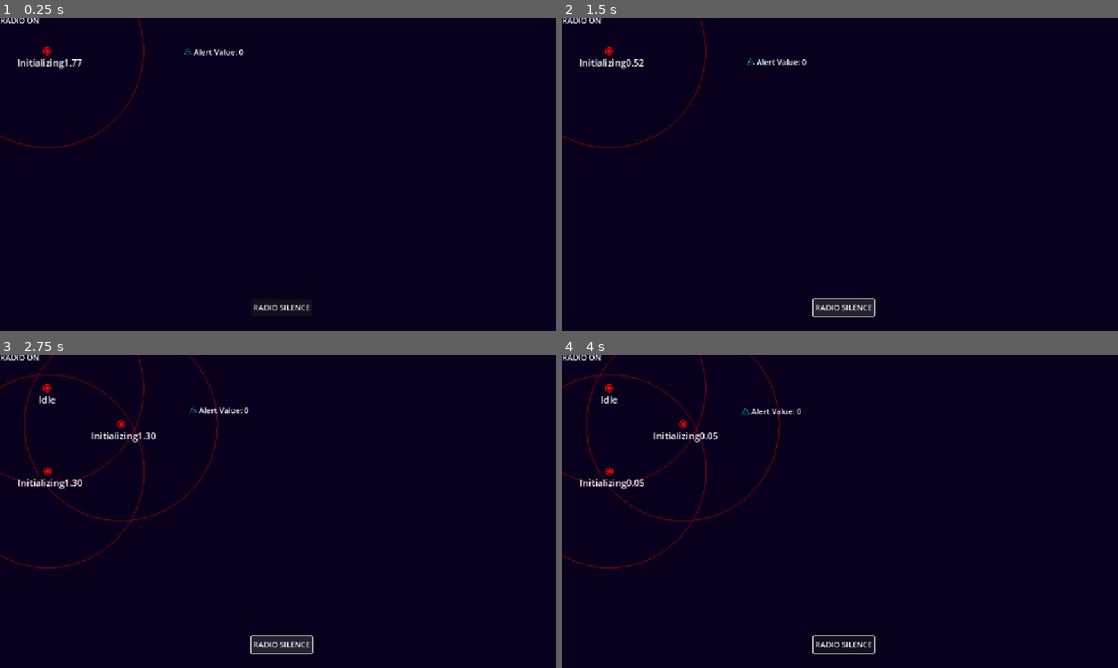
Above: before the commit, frames 1-4 (two rows, left to right).
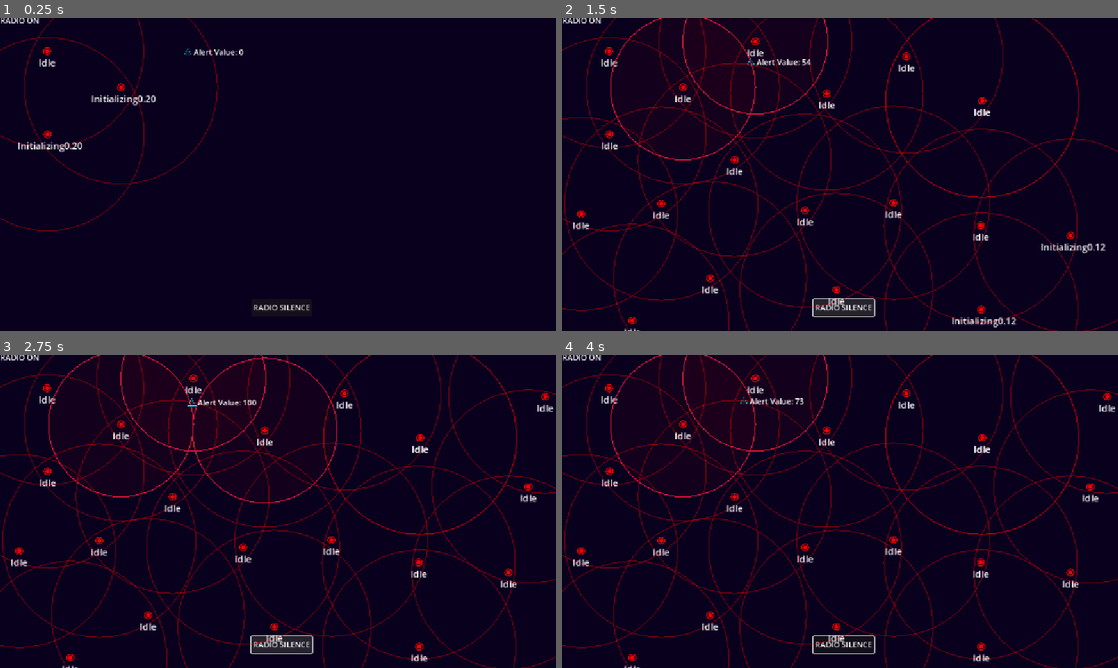
Above: after the commit, the same moments.

Repository: WoodAsh2501/radio-slience
Game: Godot game, scene res://scenes/level.tscn
Two runs of this game, one before a commit and one after it. Both use one fixed random seed, a clock stepped at 60 frames per second and the inputs below.
Inputs (mouse positions are in pixels of both pictures, inside the frame that each line leads up to):
- Up to frame 1 (0.25 s): no input
- Up to frame 2 (1.5 s): click "RADIO SILENCE" at 0.5 s; click "RADIO SILENCE" at 1.25 s
- Up to frame 3 (2.75 s): click "RADIO SILENCE" at 2 s
- Up to frame 4 (4 s): move the mouse to (606, 386) at 2.77 s; hold Space (Silencing) 2.78-3.53 s; click (606, 386) at 2.92 s; tap Enter at 3.5 s; move the mouse to (684, 423) at 3.52 s; tap Space (Silencing) at 3.6 s; click (684, 423) at 3.67 s

The runs differ from the first frame. In frame 1, 1.1% of the frame differs, in the area x 0-40%, y 0-69%; in frame 2, 5.9%; in frame 3, 6.1%, in the area x 0-100%, y 0-100%; in frame 4, 5.9%.

Commit message:
🦄 refactor(connections): add connection manager, merge connections store to connection manager

Diff:
--- a/components/connection_line.gd
+++ b/components/connection_line.gd
@@ -2,6 +2,9 @@
 
 class_name ConnectionLine
 
+var nodes: Array = []
+var value: float = 0
+
 func _ready() -> void:
 	set_width(2)
 	set_default_color(Color.from_rgba8(255, 0, 0, 255))
--- a/scenes/level.tscn
+++ b/scenes/level.tscn
@@ -1,8 +1,8 @@
-[gd_scene load_steps=14 format=3 uid="uid://be7pdrgon05ag"]
+[gd_scene load_steps=15 format=3 uid="uid://be7pdrgon05ag"]
 
 [ext_resource type="Script" uid="uid://cwv1wwe0n52t" path="res://scripts/signal_manager.gd" id="1_klq6b"]
-[ext_resource type="Script" uid="uid://dieqwf83gfwpj" path="res://scripts/stores/connections_store.gd" id="2_w7c3h"]
-[ext_resource type="Script" uid="uid://1b2iai6d8hyx" path="res://scripts/game_objects/enemies/enemy.gd" id="3_mx8sn"]
+[ext_resource type="Script" uid="uid://4fu48mmmjkib" path="res://scripts/managers/connection_manager.gd" id="2_8iemx"]
+[ext_resource type="Script" uid="uid://1b2iai6d8hyx" path="res://scripts/game_objects/enemy/enemy.gd" id="3_mx8sn"]
 [ext_resource type="Script" uid="uid://b0bil7teu65n0" path="res://scripts/managers/spys_manager.gd" id="3_t1rx8"]
 [ext_resource type="PackedScene" uid="uid://c2m582akgaqnj" path="res://scenes/spy.tscn" id="4_t1rx8"]
 [ext_resource type="Texture2D" uid="uid://r7rid48txdqk" path="res://assets/Enemy.svg" id="5_klq6b"]
@@ -10,6 +10,7 @@
 [ext_resource type="Script" uid="uid://d50rn0i2pbyf" path="res://scripts/UI/silencing_status.gd" id="6_2r41h"]
 [ext_resource type="Shader" uid="uid://7j6neciv67pd" path="res://shaders/level.gdshader" id="6_b121j"]
 [ext_resource type="Script" uid="uid://cepc5qn2lga6m" path="res://scripts/UI/screen_shader.gd" id="7_8c41q"]
+[ext_resource type="Script" uid="uid://dra471kd2p8ed" path="res://scripts/game_objects/connection/connections.gd" id="7_8iemx"]
 [ext_resource type="Script" uid="uid://c5qevbk61on6t" path="res://scripts/signal_center.gd" id="10_olg7q"]
 
 [sub_resource type="CircleShape2D" id="CircleShape2D_mx8sn"]
@@ -23,8 +24,8 @@
 [node name="SignalManager" type="Node" parent="."]
 script = ExtResource("1_klq6b")
 
-[node name="ConnectionsStore" type="Node" parent="."]
-script = ExtResource("2_w7c3h")
+[node name="ConnectionManager" type="Node" parent="."]
+script = ExtResource("2_8iemx")
 
 [node name="Spys" type="Node" parent="."]
 script = ExtResource("3_t1rx8")
@@ -137,6 +138,9 @@
 offset_bottom = 10.0
 text = "Alert Value: 0"
 
+[node name="Connections" type="Node" parent="."]
+script = ExtResource("7_8iemx")
+
 [node name="UI" type="Control" parent="."]
 layout_mode = 3
 anchors_preset = 0
@@ -182,4 +186,6 @@
 [node name="SignalCenter" type="Node" parent="."]
 script = ExtResource("10_olg7q")
 
+[connection signal="new_connection_established" from="ConnectionManager" to="SignalCenter" method="_on_connection_manager_new_connection_established"]
+[connection signal="connection_established" from="SignalCenter" to="Connections" method="_on_signal_center_connection_established"]
 [connection signal="spy_manager_discovered" from="SignalCenter" to="Spys" method="_on_signal_center_spy_manager_discovered"]
--- a/scenes/spy.tscn
+++ b/scenes/spy.tscn
@@ -56,7 +56,7 @@
 scale = Vector2(0.355556, 0.355556)
 texture = ExtResource("5_1r427")
 
-[node name="Connections" type="Node" parent="."]
+[node name="ConnectionLines" type="Node" parent="."]
 
 [node name="StateMachine" type="Node" parent="." node_paths=PackedStringArray("initial_state")]
 script = ExtResource("6_1tjyl")
--- /dev/null
+++ b/scripts/game_objects/connection/connections.gd
@@ -0,0 +1,9 @@
+extends Node
+
+func _on_signal_center_connection_established(start_node:Variant, end_node:Variant, value:float) -> void:
+	var new_connection = ConnectionLine.new()
+	new_connection.points = [start_node.global_position, end_node.global_position]
+	new_connection.value = value
+	new_connection.nodes = [start_node, end_node]
+	add_child(new_connection)
+	new_connection.add_to_group("Connections")
--- a/scripts/game_objects/spy/spy.gd
+++ b/scripts/game_objects/spy/spy.gd
@@ -1,11 +1,18 @@
 extends Node2D
+class_name SpyInstance
 
-@onready var connections = $Connections
+@onready var connection_lines = $ConnectionLines
 @onready var state_machine = $StateMachine
 @onready var enemy_detect_range = $EnemyDetectRange
 
-var is_connecting = false
 var connection_start_from: Node2D
+
+var connections: Dictionary
+
+var spy_status = {
+	"is_connecting": false,
+	"has_connection": false,
+}
 
 signal building_connection_started
 signal building_connection_ended
@@ -24,16 +31,17 @@
 		if not state_machine.get_state_name() in ["Hovering", "Connecting"]:
 			return
 
-		if not is_connecting:
-			is_connecting = true
+		if not spy_status.is_connecting:
+			spy_status.is_connecting = true
 			state_machine.spy_switch_to("Connecting")
 			emit_signal("building_connection_started", self)
+			# print("Building connection started between: ", self)
 
 		var mouse_position = get_global_mouse_position()
 		# var local_position = get_global_mouse_position()
 
-		if ConnectionUtils.has_preview_line(connections):
-			var preview_line = ConnectionUtils.get_preview_line(connections)
+		if ConnectionUtils.has_preview_line(connection_lines):
+			var preview_line = ConnectionUtils.get_preview_line(connection_lines)
 			preview_line.points[1] = mouse_position
 
 		else:
@@ -41,19 +49,19 @@
 			preview_line.add_to_group("preview_line")
 
 			preview_line.points = [global_position, mouse_position]
-			connections.add_child(preview_line)
+			connection_lines.add_child(preview_line)
 
 	else:
-		if is_connecting:
-			is_connecting = false
+		if spy_status.is_connecting:
+			spy_status.is_connecting = false
 			state_machine.spy_switch_to("Idle")
 
 			# emit_signal("building_connection_abandoned")
 		if state_machine.is_state("Selected"):
-			# print("Connected!")
 			state_machine.spy_switch_to("Idle")
 			emit_signal("building_connection_ended", self)
-		ConnectionUtils.clear_preview_line(connections)
+			# print("Building connection ended between: ", self)
+		ConnectionUtils.clear_preview_line(connection_lines)
 
 
 func _on_enemy_detect_range_body_entered(body: Node2D) -> void:
--- /dev/null
+++ b/scripts/managers/connection_manager.gd
@@ -0,0 +1,76 @@
+extends Node
+class_name ConnectionManager
+
+@onready var connections_instance = $"../Connections"
+
+var spys: Array = []
+var connections: Dictionary = {}
+
+signal new_connection_established(start_spy, end_spy, value)
+
+func update_spys():
+	spys = get_tree().get_nodes_in_group("Spys")
+
+func add_connection(start_spy, end_spy, value = 1):
+	if (
+		connections.keys().has([start_spy, end_spy])
+		or connections.keys().has([end_spy, start_spy])
+	):
+		return
+
+	if not start_spy in spys:
+		spys.append(start_spy)
+	if not end_spy in spys:
+		spys.append(end_spy)
+
+	start_spy.connections[end_spy] = value
+	end_spy.connections[start_spy] = value
+
+	connections.set([start_spy, end_spy], value)
+
+func match_connection_nodes(connection, start_spy, end_spy):
+	return connection.nodes == [start_spy, end_spy] or connection.nodes == [end_spy, start_spy]
+
+func get_connection_instance(start_spy, end_spy):
+	for connection in connections_instance.get_children():
+		if match_connection_nodes(connection, start_spy, end_spy):
+			return connection
+
+func get_connection_value(start_spy, end_spy):
+	return max(
+		connections.get([start_spy, end_spy], 0),
+		connections.get([end_spy, start_spy], 0)
+		)
+
+## signals
+
+func connect_connection_signals(spy_instances: Array) -> void:
+	for spy in spy_instances:
+		spy.connect("building_connection_started", _on_spy_node_building_connection_started)
+		spy.connect("building_connection_ended", _on_spy_node_building_connection_ended)
+
+func _ready() -> void:
+	update_spys()
+	connect_connection_signals(spys)
+
+var connecting_start_node: Node2D = null
+var connecting_end_node: Node2D = null
+
+func _on_spy_node_building_connection_ended(end_node) -> void:
+	# print("New connection established between: ", connecting_start_node, " and ", connecting_end_node, " with value: ", 1)
+	connecting_end_node = end_node
+	if connecting_start_node == connecting_end_node:
+		return
+
+	add_connection(connecting_start_node, connecting_end_node)
+
+	emit_signal_and_clear_connecting_nodes()
+
+func _on_spy_node_building_connection_started(start_node) -> void:
+	# print("Building connection started between: ", start_node)
+	connecting_start_node = start_node
+
+func emit_signal_and_clear_connecting_nodes() -> void:
+	emit_signal("new_connection_established", connecting_start_node, connecting_end_node, 1)
+	connecting_start_node = null
+	connecting_end_node = null
--- a/scripts/signal_center.gd
+++ b/scripts/signal_center.gd
@@ -22,10 +22,10 @@
 	var spys = get_tree().get_nodes_in_group("Spys")
 	var enemies = get_tree().get_nodes_in_group("Enemies")
 
-	var connections_store = $"../ConnectionsStore"
+	var connection_manager = $"../ConnectionManager"
 
 	connect_enemy_patrol_signals(spys, enemies)
-	connect_connection_signals(connections_store)
+	connect_connection_signals(connection_manager)
 	connect_spy_manager_signals(spys)
 
 func connect_signal(emitter, emitted_signal, callback_fn):
@@ -53,11 +53,12 @@
 
 ## connection signals ##
 
-func connect_connection_signals(connection_store):
-	connect_signal(connection_store, "connecting_complete", _on_connection_store_connection_established)
+func connect_connection_signals(connection_manager):
+	connect_signal(connection_manager, "new_connection_established", _on_connection_manager_new_connection_established)
 
-func _on_connection_store_connection_established(start_node, end_node):
-	emit_signal("connection_established", start_node, end_node)
+func _on_connection_manager_new_connection_established(start_spy:Node, end_spy:Node, value:Variant) -> void:
+	# print("New connection established between: ", start_spy, " and ", end_spy, " with value: ", value)
+	emit_signal("connection_established", start_spy, end_spy, value)
 
 ## spy manager signals ##
 
@@ -68,7 +69,7 @@
 
 func _on_spy_manager_discovered(source_spy, target_spy):
 	emit_signal("spy_manager_discovered", source_spy, target_spy)
-	print("Spy Manager Discovered: ", source_spy, " Target: ", target_spy)
+	# print("Spy Manager Discovered: ", source_spy, " Target: ", target_spy)
 
 func _on_spy_manager_lost(source_spy, target_spy):
 	# emit_signal("spy_manager_lost", source_spy, target_spy)
--- a/scripts/states/spy/initializing.gd
+++ b/scripts/states/spy/initializing.gd
@@ -16,7 +16,7 @@
 func _init() -> void:
 	timer = Timer.new()
 	add_child(timer)
-	timer.wait_time = 2.0
+	timer.wait_time = 0.2
 	timer.one_shot = true
 	timer.connect("timeout", _on_timer_timeout)
 
--- a/scripts/stores/connections_store.gd
+++ /dev/null
@@ -1,40 +0,0 @@
-extends Node
-
-@onready var spy_instances = get_tree().get_nodes_in_group("Spys")
-
-signal connecting_complete
-
-func _ready() -> void:
-	for spy_instance in spy_instances:
-		spy_instance.connect("building_connection_started", _on_spy_node_building_connection_started)
-		spy_instance.connect("building_connection_ended", _on_spy_node_building_connection_ended)
-
-var connections: Array = []
-var connecting_start_node: Node2D = null
-var connecting_end_node: Node2D = null
-
-func _on_spy_node_building_connection_ended(end_node) -> void:
-	connecting_end_node = end_node
-	if connecting_start_node == connecting_end_node:
-		return
-
-	var new_connection = [connecting_start_node, connecting_end_node]
-	if (
-		connections.has(new_connection)
-		or connections.has(Utils.reversed(new_connection))
-	):
-		return
-
-	print(new_connection)
-	connections.append(new_connection)
-
-	var newLine = ConnectionLine.new()
-	newLine.points = [connecting_start_node.global_position, connecting_end_node.global_position]
-	newLine.add_to_group("connection")
-	add_child(newLine)
-
-	emit_signal("connecting_complete", connecting_start_node, connecting_end_node)
-
-func _on_spy_node_building_connection_started(start_node) -> void:
-	# print("Connection started from: ", start_node)
-	connecting_start_node = start_node
Not shown, added: scripts/game_objects/connection/connections.gd.uid
Renamed: scripts/game_objects/enemies/enemy.gd -> scripts/game_objects/enemy/enemy.gd
Renamed: scripts/game_objects/enemies/enemy.gd.uid -> scripts/game_objects/enemy/enemy.gd.uid
Not shown, added: scripts/managers/connection_manager.gd.uid
Not shown, removed: scripts/stores/connections_store.gd.uid
